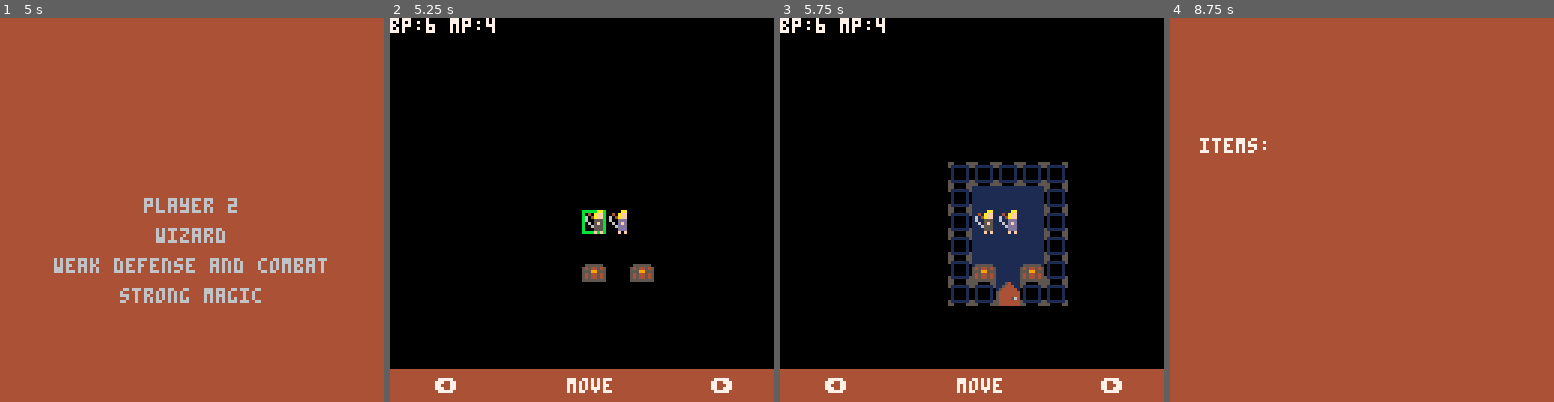
Above: before the commit, frames 1-4 (left to right).
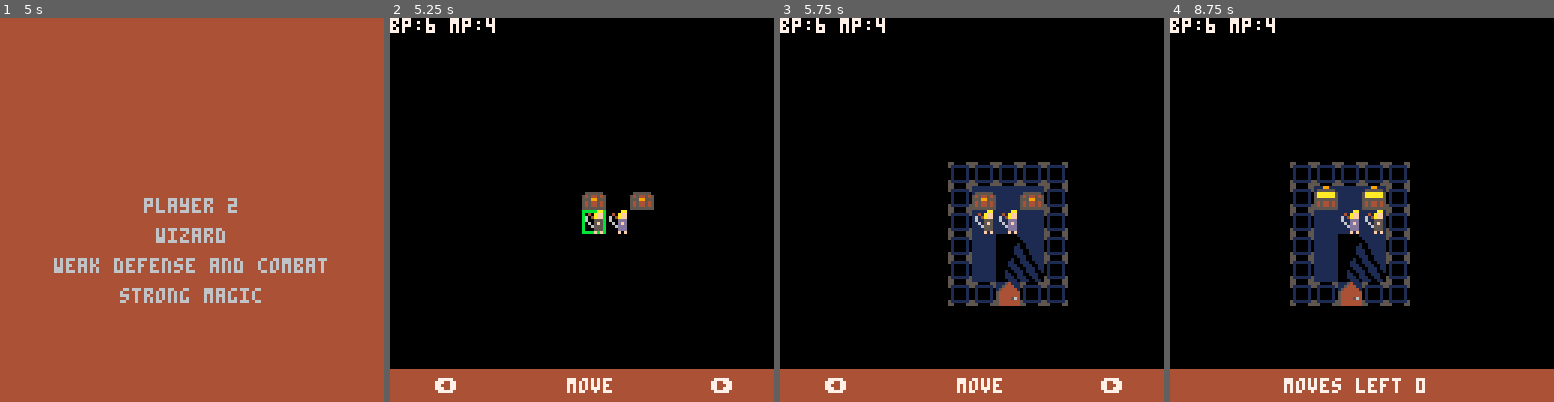
Above: after the commit, the same moments.

Repository: rad-corps/HQuest
Game: PICO-8 cartridge hq.p8
Two runs of this game, one before a commit and one after it. Both use one fixed random seed, a clock stepped at 60 frames per second and the inputs below.
Inputs:
- Up to frame 1 (5 s): tap X (X key) at 0.33, 1.07, 1.85, 2.97, 4.08 s; tap O (Z key) at 0.7, 1.7, 2.1, 2.5, 2.9, 3.3, 3.7, 4.1, 4.5, 4.9 s; hold Right 1.6-2.1 s; hold Up 2.15-2.42 s; hold Right 2.47-3.03 s; hold Left 3.08-3.58 s; hold Down 3.63-3.97 s; hold Right 4.02-4.68 s; hold Up from 4.73 s (still down)
- Up to frame 2 (5.25 s): release Up at 5.03 s; hold Left from 5.08 s (still down); tap X (X key) at 5.2 s
- Up to frame 3 (5.75 s): tap O (Z key) at 5.3, 5.7 s; release Left at 5.68 s; hold Down from 5.73 s (still down)
- Up to frame 4 (8.75 s): release Down at 6.03 s; hold Right 6.08-6.58 s; tap O (Z key) every 0.4 s from 6.1 to 8.5 s; tap X (X key) at 6.32, 7.43, 8.55 s; hold Right 6.63-7.13 s; hold Up 7.18-7.45 s; hold Right 7.5-8.07 s; hold Left 8.12-8.62 s; hold Down from 8.67 s (still down)

Frame 1 is identical in both runs. In frame 2, 1.1% of the frame differs, in the area x 50-69%, y 45-69%; in frame 3, 1.8%; in frame 4, 92%, in the area x 0-100%, y 0-98%.

Commit message:
change to placeholder shop state

Diff:
--- a/hq.p8
+++ b/hq.p8
@@ -36,12 +36,12 @@
 				{17,7}
 			},
 			chest_data = { --x,y,type,amount/strength
-				{2, 22, 2, 0},
-				{4, 22, 3, 0},
+				{2, 19, 1, 300},
+				{4, 19, 1, 1600},
 				{22, 22, 1, 50},
 				{21, 22, 1, 100}
 			},
-			end_tile = {6,18}
+			end_tile = {3,21}
 		}
 	elseif num == 1 then
 		l_mission = {
@@ -96,12 +96,12 @@
 				{17,7}
 			},
 			chest_data = { --x,y,type,amount/strength
-				{2, 22, 2, 1},
-				{4, 22, 2, 1},
+				{2, 19, 1, 300},
+				{4, 19, 1, 1600},
 				{22, 22, 2, 1},
 				{21, 22, 2, 1}
 			},
-			end_tile = {6,18}
+			end_tile = {3,21}
 		}
 	end
 	return l_mission
@@ -319,16 +319,30 @@
 
 		end
 
-		if actors[1] != nil then
-			if actors[1].alive == false and actors[2].alive == false and game_over == false then
-				game_over = true
-				gui.add_message("your team has been killed")
-				gui.add_message("game over", function()
-					camera()
-					_init()
-				end)
-			end
-
+		--game over condition
+		if actors[1].alive == false and actors[2].alive == false and game_over == false then
+			game_over = true
+			gui.add_message("your team has been killed")
+			gui.add_message("game over", function()
+				camera()
+				_init()
+			end)
+		else --end level condition
+			local p1 = actors[1]
+			local p2 = actors[2]
+			local at_end = true
+			if p1.alive and fget(mget(p1.x, p1.y)) != 1 then
+				at_end = false
+			end
+			if p2.alive and fget(mget(p2.x, p2.y)) != 1 then
+				at_end = false
+			end
+			if at_end then
+				gui.add_message("advance to next level", function()
+					shop_state.init()
+					app_state = shop_state
+					end)
+			end
 		end
 	end,
 
@@ -360,10 +374,27 @@
 		a_str = a_str .. " mp:" .. a.mp
 	end
 	camera()
-		print(a_str, 0, 0, 7)
+	print(a_str, 0, 0, 7)
 	restore_camera()
-
-end
+end
+
+shop_state = {
+	player_num = 1,
+
+	init = function()
+		shop_state.player_num = 1
+		camera()
+	end,
+
+	update = function()
+
+	end,
+
+	draw = function()
+		rectfill(0,0,128,128,12)
+		print("shop", 64,0,7)
+	end
+}
 
 player_stats_state = {
 	update = function()
@@ -443,6 +474,14 @@
 
 	add_message = function (msg, callback)
 		local gui_msg = {msg, callback}
+
+		--dont ever add a duplicate message
+		for m in all(gui.messages) do
+			if m[1] == msg then
+				do return end
+			end
+		end
+
 		add(gui.messages, gui_msg)
 	end,
 
